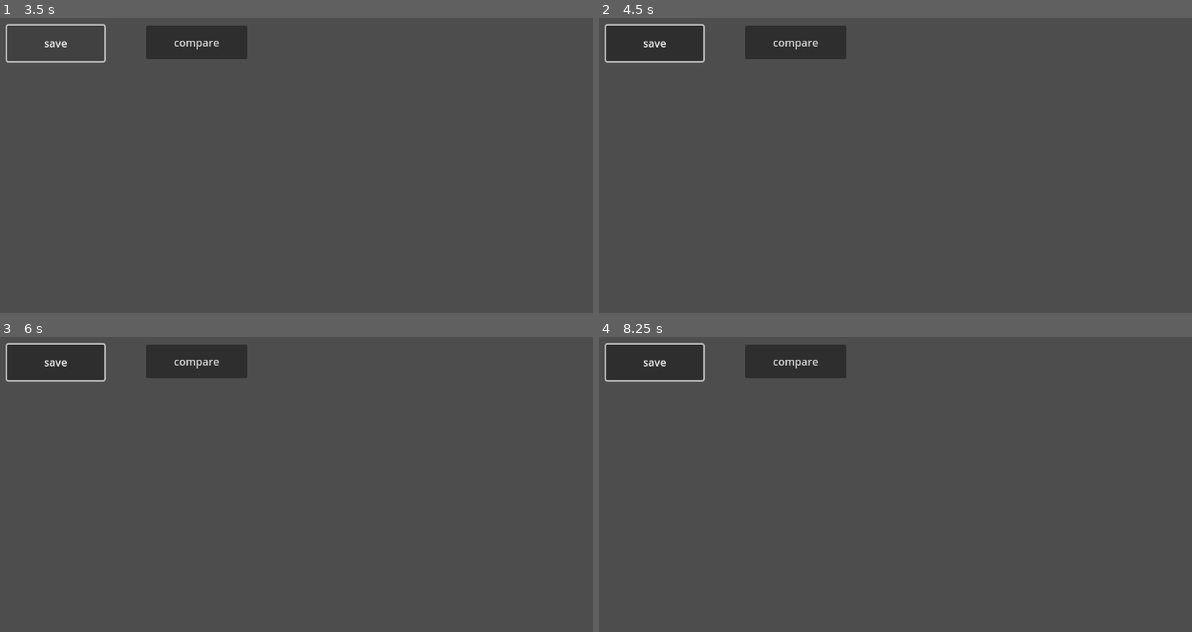
Above: before the commit, frames 1-4 (two rows, left to right).
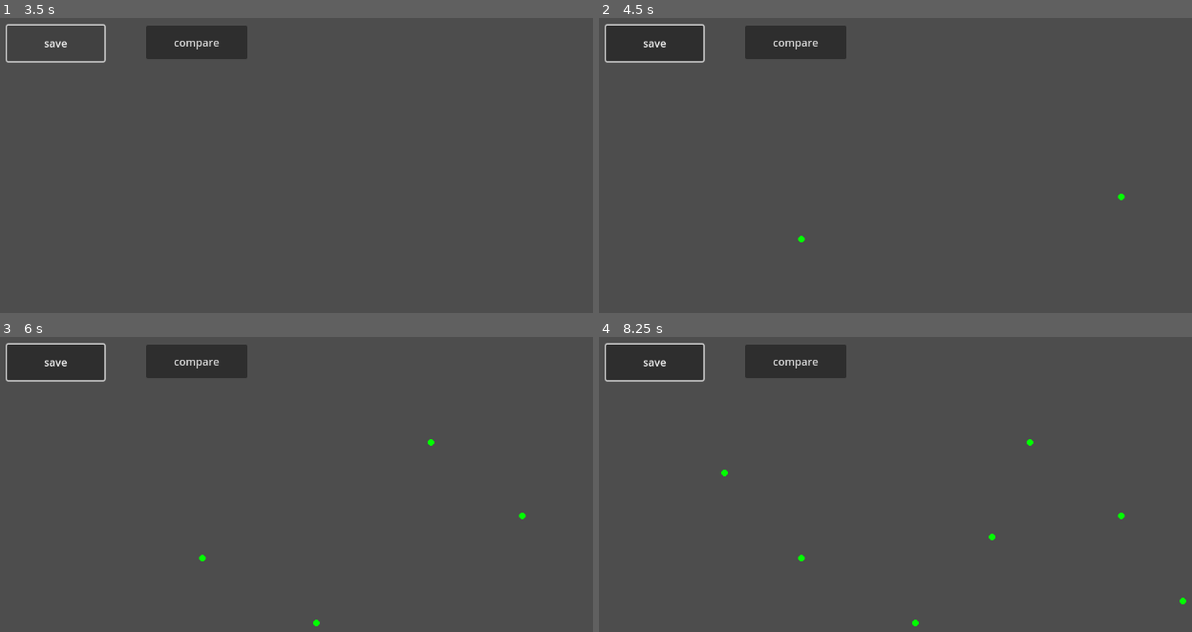
Above: after the commit, the same moments.

Repository: uprun/GRAIL-like
Game: Godot game, scene res://main.tscn
The game is run twice, just before and just after one commit, with the same random seed, the same clock (stepped at 60 frames per second) and the same inputs.
Inputs (mouse positions are in pixels of both pictures, inside the frame that each line leads up to):
- Up to frame 1 (3.5 s): click "compare" at 0.5 s; click "compare" at 1.25 s; click "compare" at 2 s; click "save" at 2.75 s
- Up to frame 2 (4.5 s): move the mouse to (1120, 197) at 3.52 s; click (1120, 197) at 3.67 s; move the mouse to (800, 239) at 4.27 s; click (800, 239) at 4.42 s
- Up to frame 3 (6 s): move the mouse to (432, 443) at 5.02 s; click (432, 443) at 5.17 s; move the mouse to (314, 623) at 5.77 s; click (314, 623) at 5.92 s
- Up to frame 4 (8.25 s): move the mouse to (1180, 602) at 6.52 s; click (1180, 602) at 6.67 s; move the mouse to (723, 472) at 7.27 s; click (723, 472) at 7.42 s; move the mouse to (990, 537) at 8.02 s; click (990, 537) at 8.17 s

Frame 1 is identical in both runs. In frame 2, less than 0.1% of the frame differs, in the area x 33-89%, y 59-77%; in frame 3, less than 0.1%; in frame 4, 0.2%, in the area x 20-100%, y 34-99%.
Error before the commit: Parse Error: Could not preload resource script "res://Symbol_Drawn.gd". (res://main.gd:3)

Commit message:
2024-12-20--23h00m27s

Diff:
--- a/Symbol_Drawn.gd
+++ b/Symbol_Drawn.gd
@@ -30,11 +30,11 @@
 		for point in line:
 			lines.back().push_back(Vector2(point["x"], point["y"]))
 
-	var stored_lines = dictionary["compressed_lines"]
-	for line in stored_lines:
-		lines.push_back([])
+	var stored_compressed_lines = dictionary["compressed_lines"]
+	for line in stored_compressed_lines:
+		compressed_lines.push_back([])
 		for point in line:
-			lines.back().push_back(Vector2(point["x"], point["y"]))
+			compressed_lines.back().push_back(Vector2(point["x"], point["y"]))
 
 
 func prepare_rescaled_lines():
